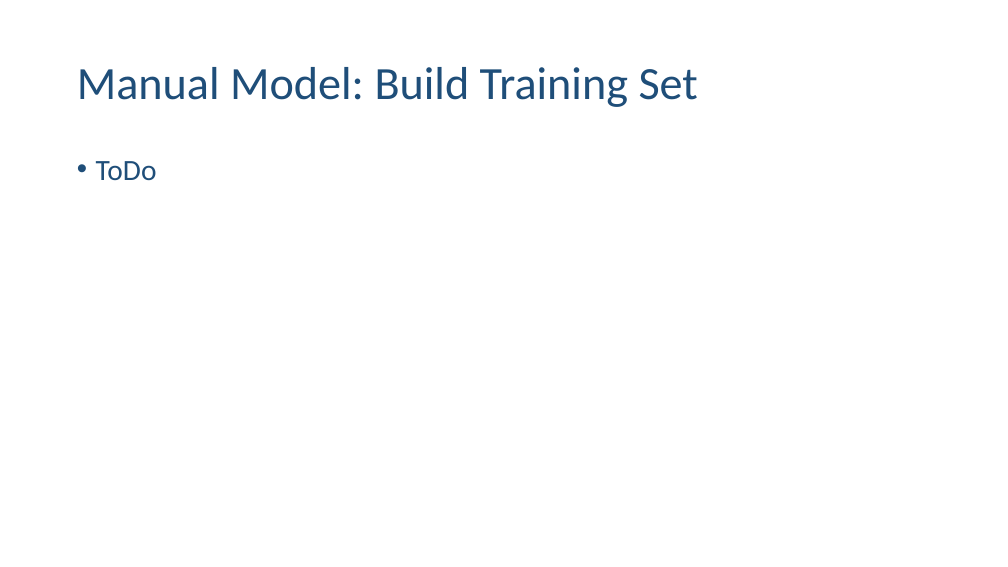
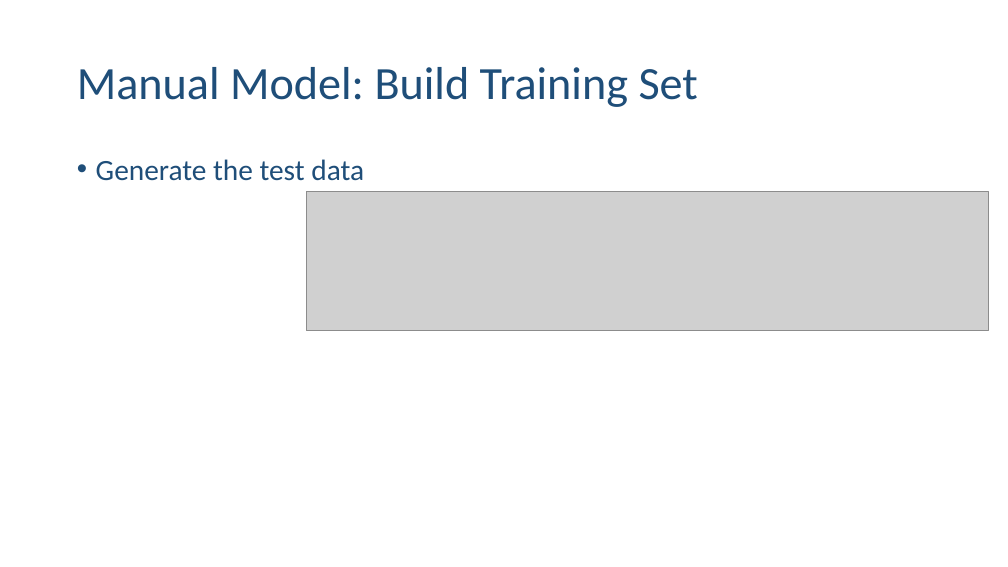
Before and after one commit to ehennis/Blog, a slide deck: slide 10 of AzureML/NebraskaCode.pptx. Drawn at 1008x567 pixels with LibreOffice and Linux fonts; fonts in the diff are those of the drawing; grey boxes stand for pictures. Boxes give left, top, right and bottom in pixels: in the first picture for what was removed or moved away, otherwise in the second. Text is boxed around its words. In the diff, an @@ line names an element or a change of style, - is before the commit and + after.

```diff
--- a/AzureML/NebraskaCode.pptx
+++ b/AzureML/NebraskaCode.pptx
@@ text at (96,159,364,181): text changed @@
-• ToDo
+• Generate the test data
@@ picture added at (306,191,988,330) @@
```
Also in this commit, not shown: 4 other slides changed, 7 slides added, 5 other files.
